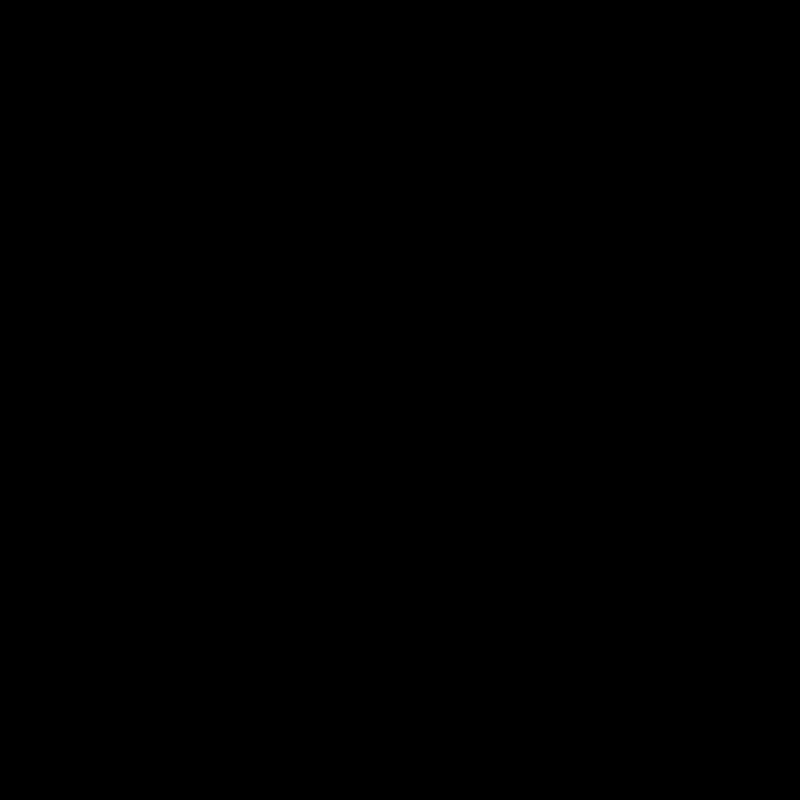
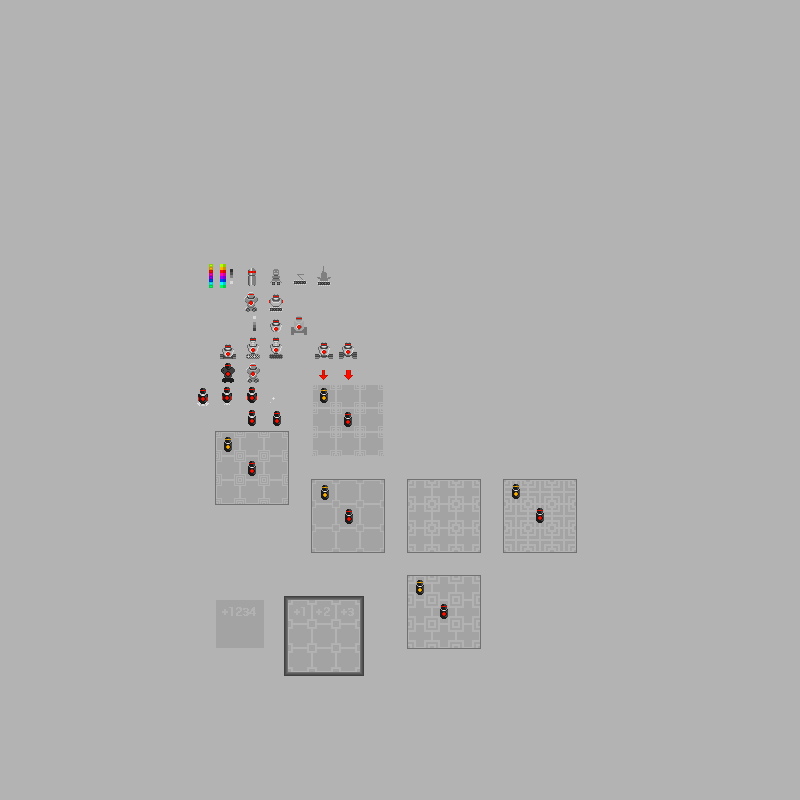
Layers edited between the first and the second 800px x 800px image:
painted on "Ebene #1" over [197,264,544,619]
added layer "Ebene-Kopie" above "Ebene" over [0,0,800,800]
